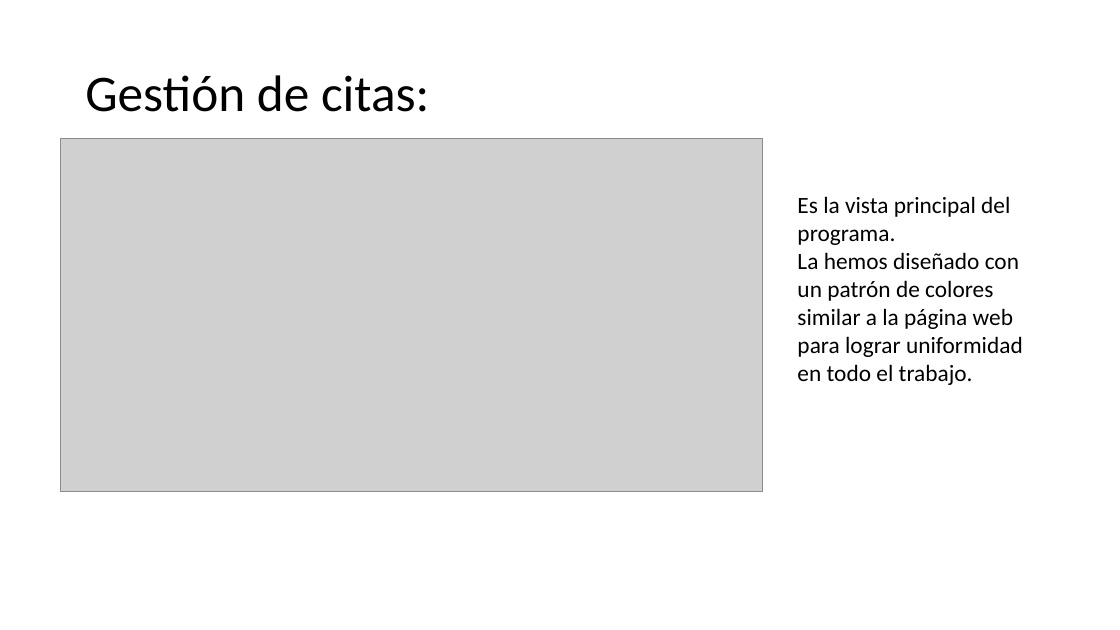
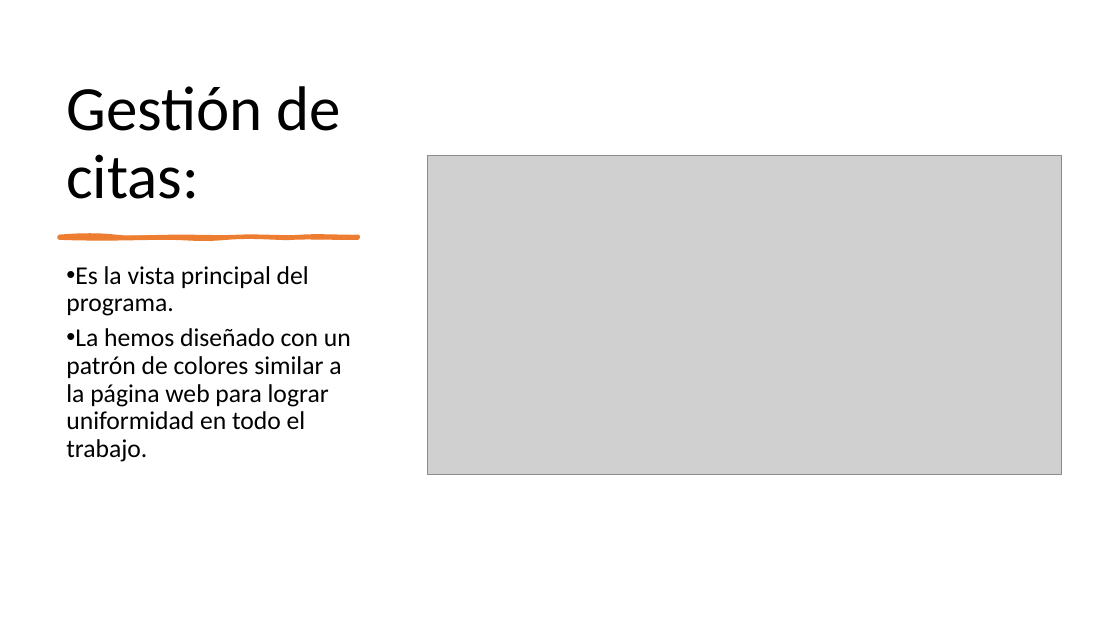
Before and after one commit to JiaChengZhang14/Proyecto_Grupal-ITV, a slide deck: slide 12 of comun/PresentacionITV.pptx. Drawn at 1120x630 pixels with LibreOffice and Linux fonts; fonts in the diff are those of the drawing; grey boxes stand for pictures. Boxes give left, top, right and bottom in pixels: in the first picture for what was removed or moved away, otherwise in the second. Text is boxed around its words. In the diff, an @@ line names an element or a change of style, - is before the commit and + after.

```diff
--- a/comun/PresentacionITV.pptx
+++ b/comun/PresentacionITV.pptx
@@ title "Gestión de citas:" moved from (x1=85, y1=75, x2=429, y2=112) to (x1=66, y1=86, x2=341, y2=199) @@
@@ title "Gestión de citas:" at (x1=66, y1=86, x2=341, y2=199): size 44 to 54 pt; vertical alignment middle to bottom @@
@@ picture resized from (x1=60, y1=139, x2=763, y2=492) to (x1=428, y1=155, x2=1062, y2=474) @@
@@ freeform shape added at (x1=59, y1=236, x2=358, y2=238), fill #ED7D31, outline #ED7D31 3 pt @@
@@ text "Es la vista principal del ..." moved from (x1=797, y1=196, x2=1023, y2=385) to (x1=66, y1=266, x2=351, y2=462) @@
@@ text "Es la vista principal del ..." at (x1=66, y1=266, x2=351, y2=462): size 20 to 22 pt; bullet none to •; line spacing 1 to 0.9; more space between paragraphs @@
```
Also in this commit, not shown: 8 other slides changed, 7 slides added, 1 slide removed, 2 other files.
